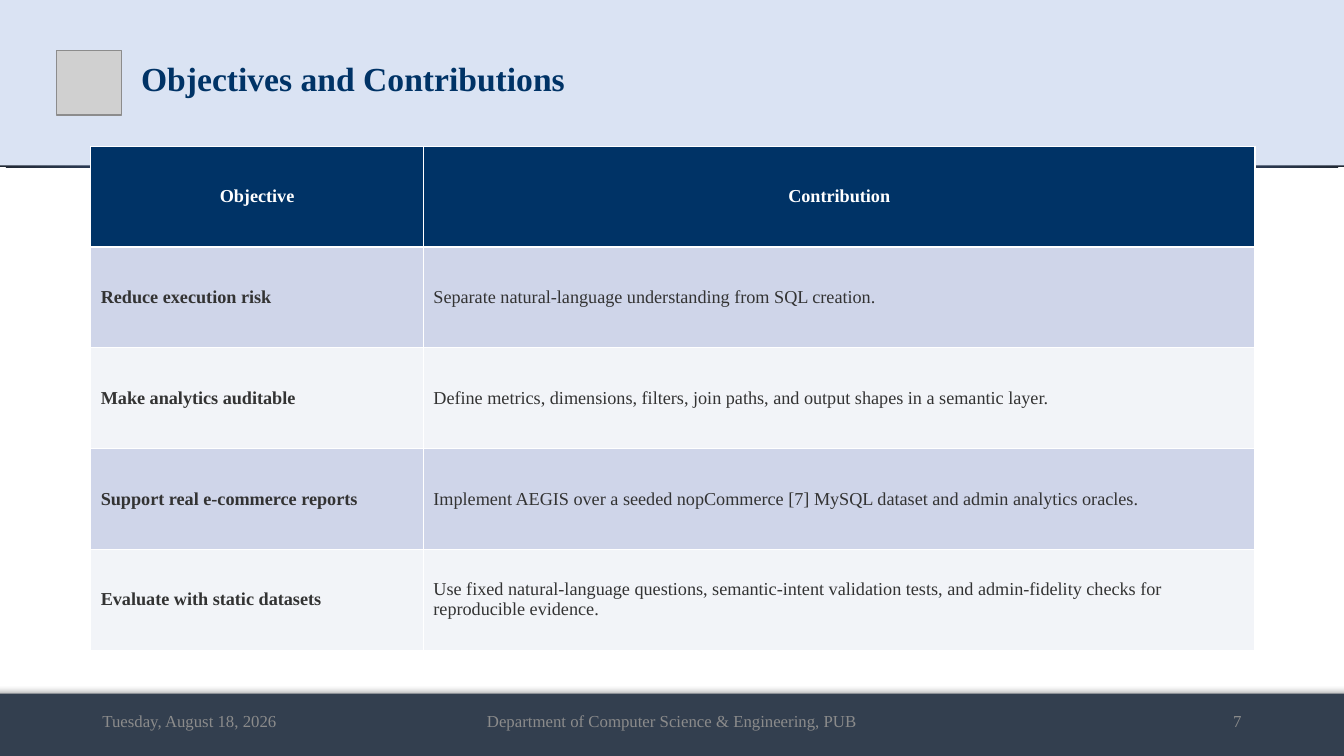
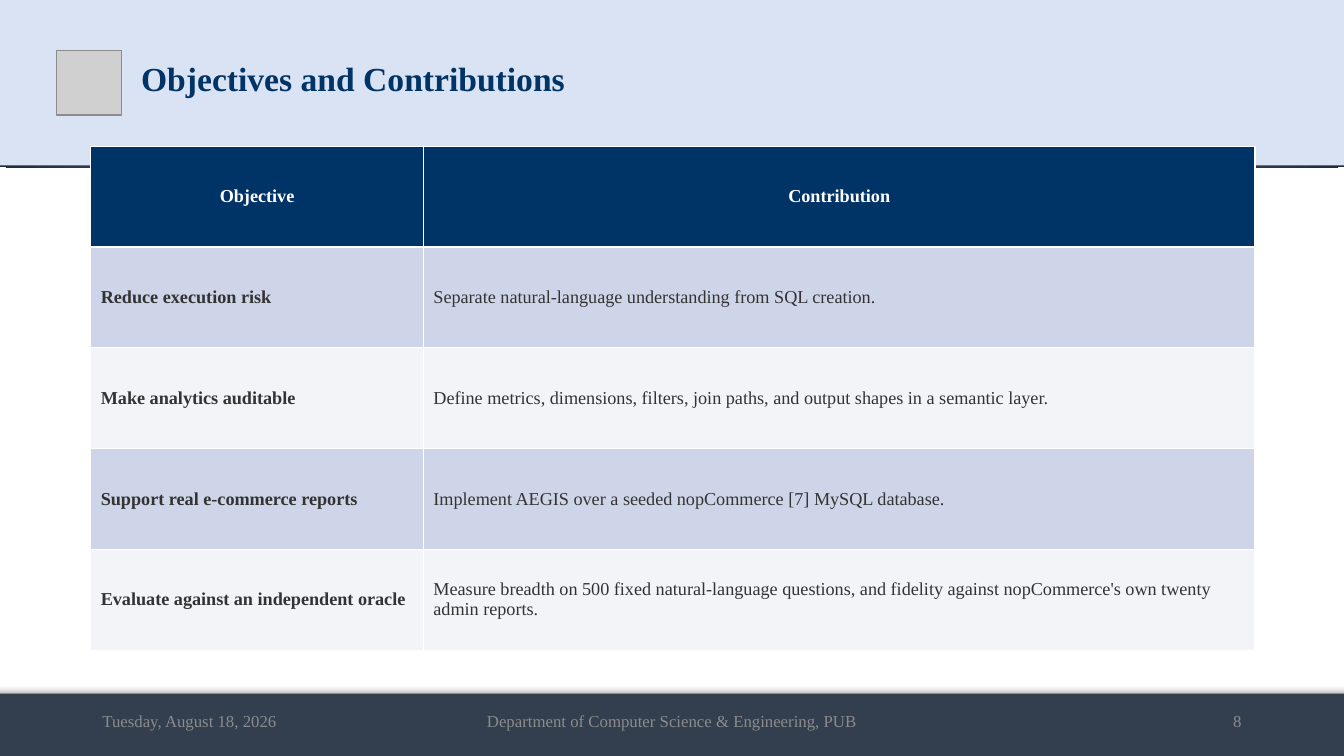
Before and after one commit to md-riaz/AEGIS-Research, a slide deck: slide 8 of docs/scripts/Md_Riaz_Final_Defense_0322310105101024.pptx (slide 7 before the commit). Drawn at 1344x756 pixels with LibreOffice and Linux fonts; fonts in the diff are those of the drawing; grey boxes stand for pictures. Boxes give left, top, right and bottom in pixels: in the first picture for what was removed or moved away, otherwise in the second. Text is boxed around its words. In the diff, an @@ line names an element or a change of style, - is before the commit and + after.

```diff
--- a/docs/scripts/Md_Riaz_Final_Defense_0322310105101024.pptx
+++ b/docs/scripts/Md_Riaz_Final_Defense_0322310105101024.pptx
@@ table at [91,146,1255,650] @@
-row 4, column 2: Implement AEGIS over a seeded nopCommerce [7] MySQL dataset and admin analytics oracles.
+row 4, column 2: Implement AEGIS over a seeded nopCommerce [7] MySQL database.
-row 5, column 1: Evaluate with static datasets
+row 5, column 1: Evaluate against an independent oracle
-row 5, column 2: Use fixed natural-language questions, semantic-intent validation tests, and admin-fidelity checks for reproducible evidence.
+row 5, column 2: Measure breadth on 500 fixed natural-language questions, and fidelity against nopCommerce's own twenty admin reports.
@@ text at [1233,716,1241,727]: text changed @@
-7
+8
```
Also in this commit, not shown: 17 other slides changed, 9 slides added, 1 slide removed, 5 other files.
